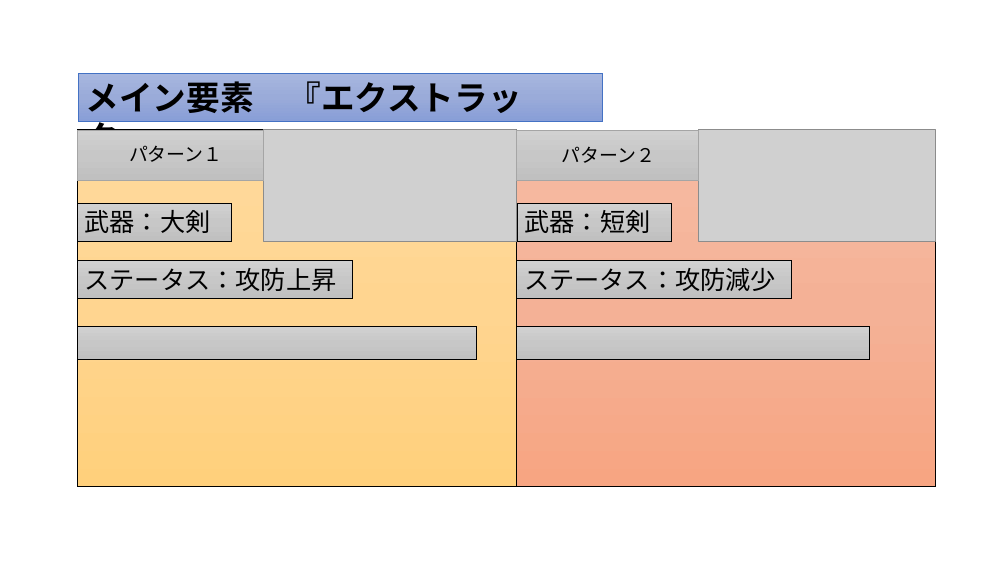
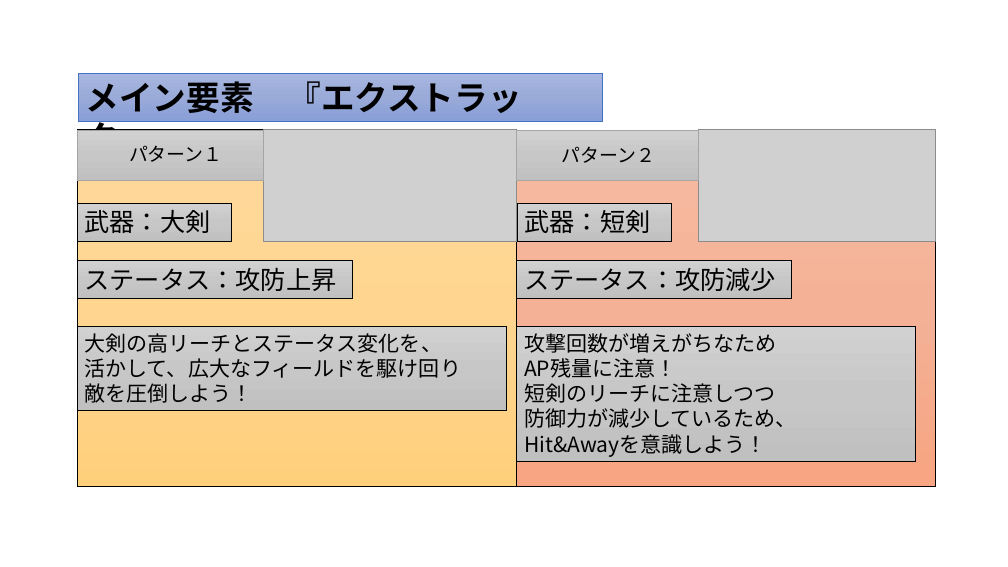
Before and after one commit to Sokuri2217/kozin2, a slide deck: slide 3 of 個人制作/ゲームコンテスト提出 _企画書.pptx. Drawn at 1008x567 pixels with LibreOffice and Linux fonts; fonts in the diff are those of the drawing; grey boxes stand for pictures; background and template pictures are left out. Boxes give left, top, right and bottom in pixels: in the first picture for what was removed or moved away, otherwise in the second. Text is boxed around its words. In the diff, an @@ line names an element or a change of style, - is before the commit and + after.

```diff
--- a/個人制作/ゲームコンテスト提出 _企画書.pptx
+++ b/個人制作/ゲームコンテスト提出 _企画書.pptx
@@ rectangle "大剣の高リーチとステータス変化を、": place and size @@
-rectangle "大剣の高リーチとステータス変化を、" at <box>77,327,476,360</box>
+rectangle "大剣の高リーチとステータス変化を、" at <box>77,327,506,411</box>
@@ rectangle "攻撃回数が増えがちなため": place and size @@
-rectangle "攻撃回数が増えがちなため" at <box>516,327,870,360</box>
+rectangle "攻撃回数が増えがちなため" at <box>516,327,916,461</box>
@@ text in rectangle at <box>84,333,461,403</box>: text added @@
+大剣の高リーチとステータス変化を、
+活かして、広大なフィールドを駆け回り
+敵を圧倒しよう！
@@ text in rectangle at <box>524,333,797,457</box>: text added @@
+攻撃回数が増えがちなため
+AP残量に注意！
+短剣のリーチに注意しつつ
+防御力が減少しているため、
+Hit&Awayを意識しよう！
```
Also in this commit, not shown: 2 other slides changed, 1 slide added, 1 other file.
